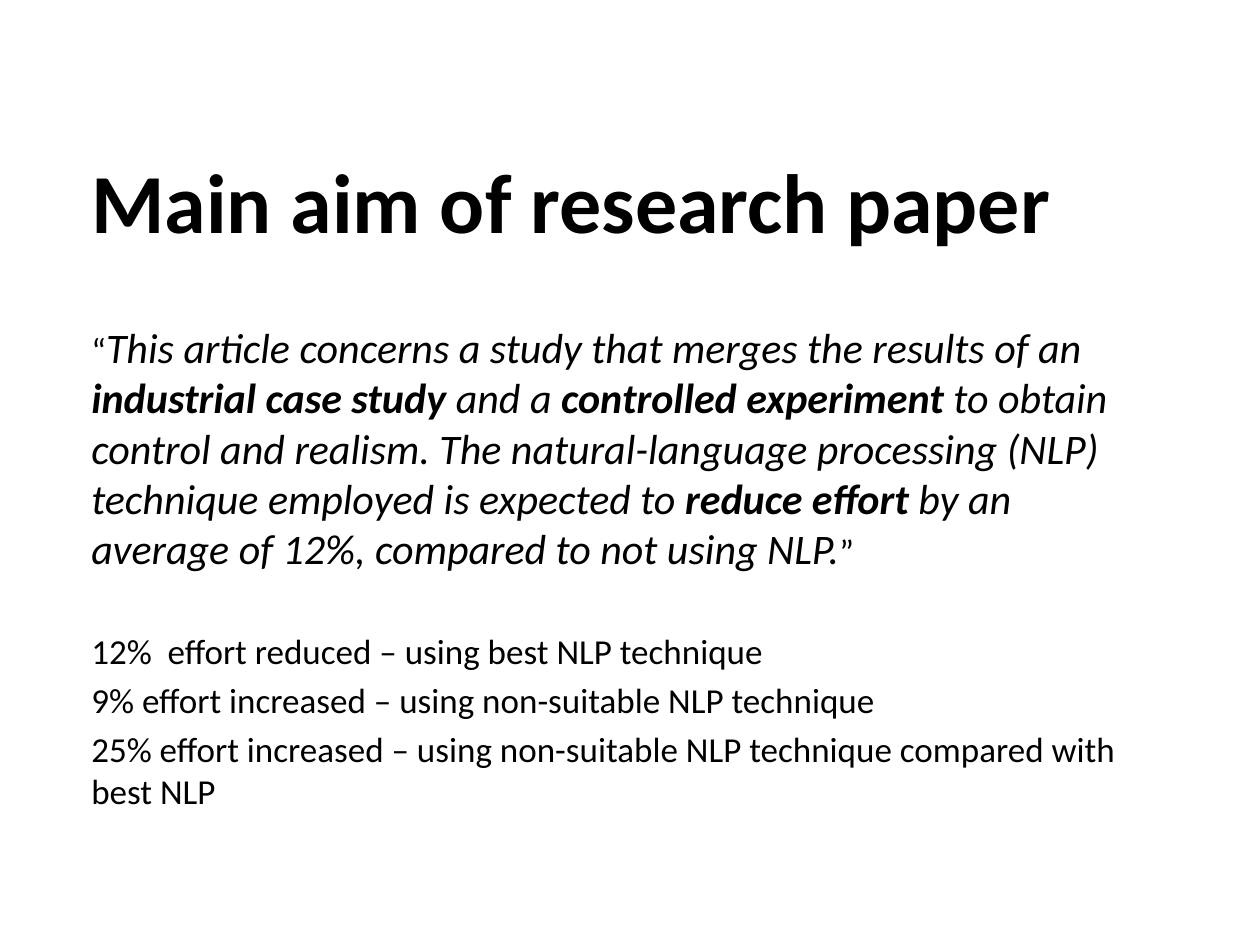
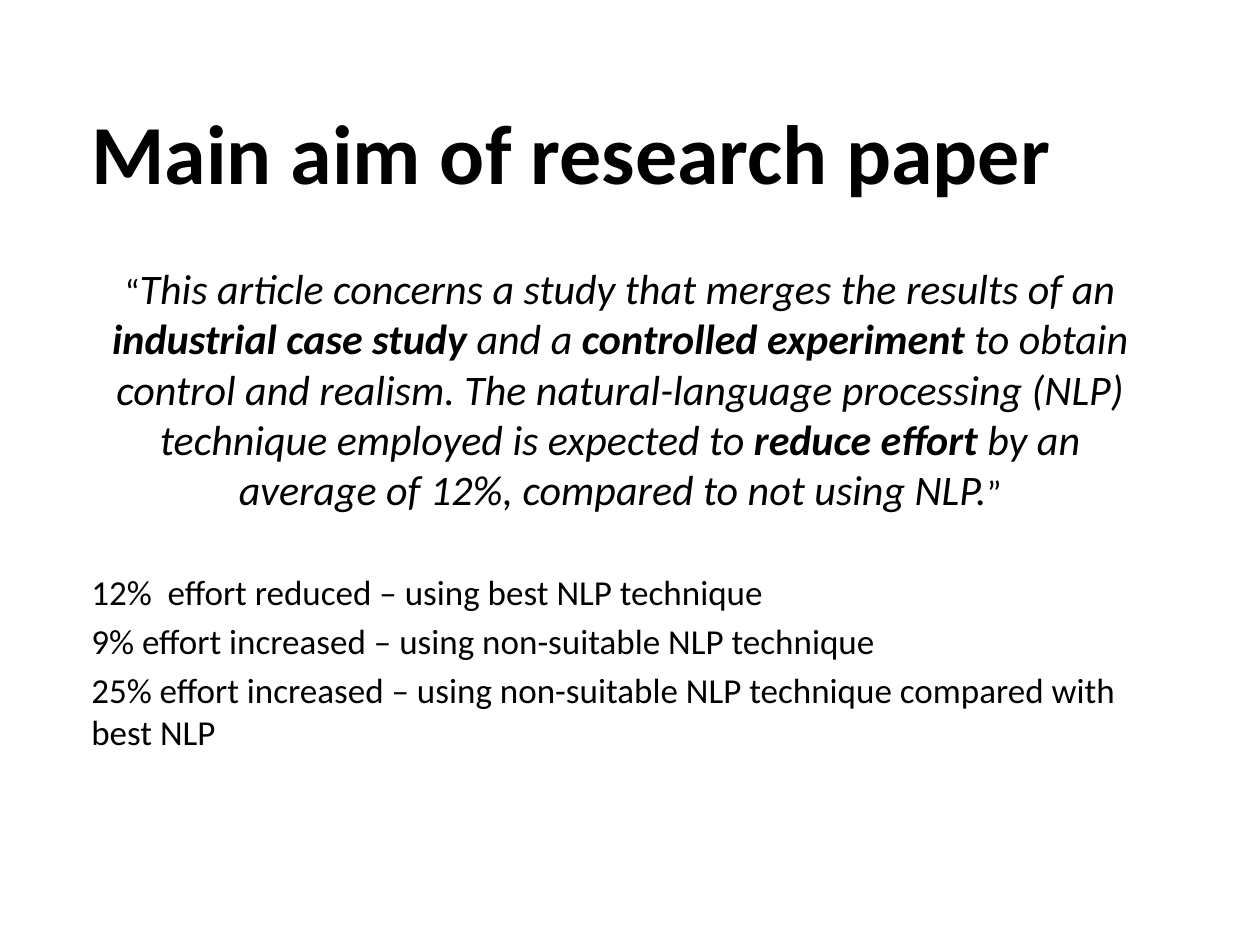
Before and after one commit to sindhusha-t/ASE-Lab-Assignments, a slide deck: slide 2 of Journal_presentation/The Effort Savings from Using NLP to Classify.pptx. Drawn at 1260x945 pixels with LibreOffice and Linux fonts; fonts in the diff are those of the drawing; background and template pictures are left out. Boxes give left, top, right and bottom in pixels: in the first picture for what was removed or moved away, otherwise in the second. Text is boxed around its words. In the diff, an @@ line names an element or a change of style, - is before the commit and + after.

Commit message:
Modified few slides

```diff
--- a/Journal_presentation/The Effort Savings from Using NLP to Classify.pptx
+++ b/Journal_presentation/The Effort Savings from Using NLP to Classify.pptx
@@ title "Main aim of research paper": place and size @@
-title "Main aim of research paper" at bbox=[91, 174, 1050, 247]
+title "Main aim of research paper" at bbox=[91, 125, 1050, 198]
@@ subtitle "“This article concerns a study ...": place and size @@
-subtitle "“This article concerns a study ..." at bbox=[91, 333, 1115, 805]
+subtitle "“This article concerns a study ..." at bbox=[91, 274, 1128, 746]
@@ subtitle at bbox=[112, 274, 1128, 513]: alignment left to centre @@
```
Also in this commit, not shown: 15 other slides changed.
